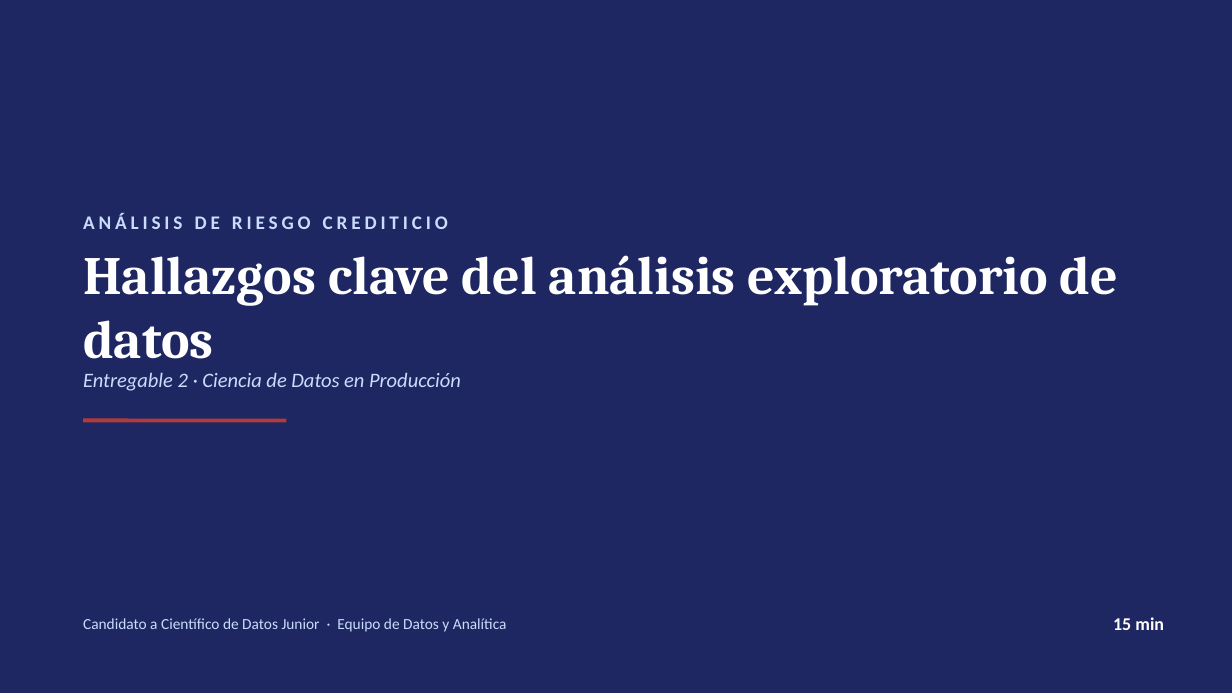
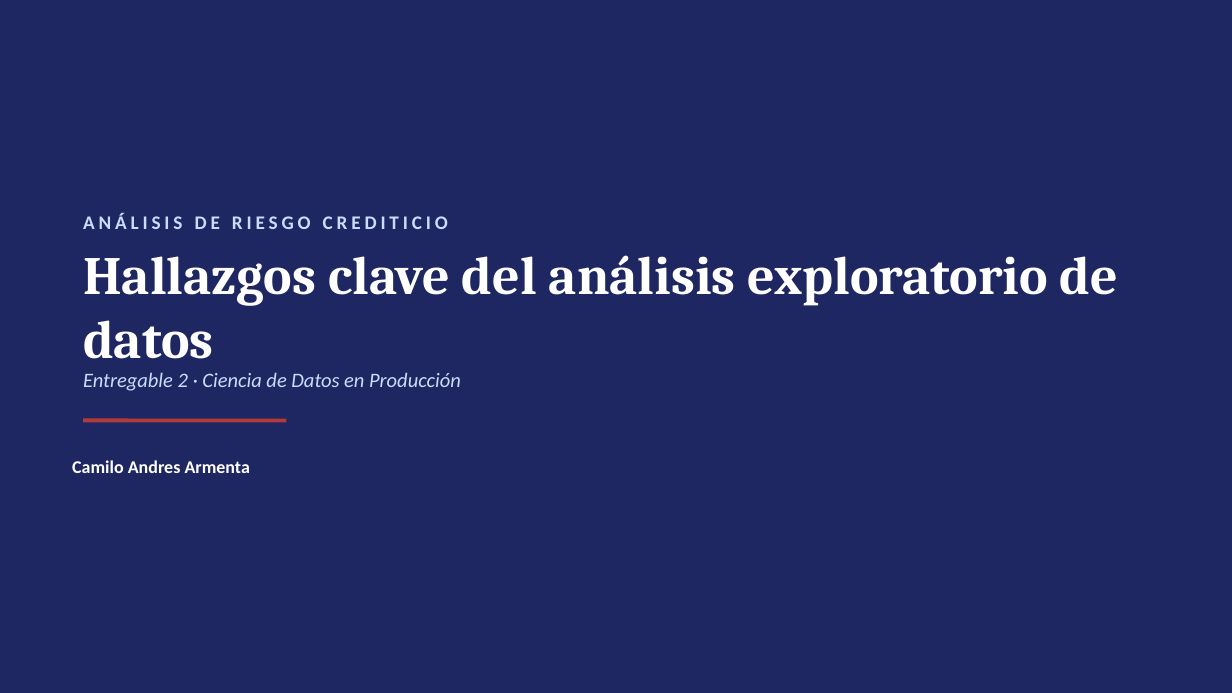
Before and after one commit to papiarcacamilo/MLOPS_CURSE, a slide deck: slide 1 of PRESENTACION.pptx. Drawn at 1232x693 pixels with LibreOffice and Linux fonts; fonts in the diff are those of the drawing. Boxes give left, top, right and bottom in pixels: in the first picture for what was removed or moved away, otherwise in the second. Text is boxed around its words. In the diff, an @@ line names an element or a change of style, - is before the commit and + after.

```diff
--- a/PRESENTACION.pptx
+++ b/PRESENTACION.pptx
@@ text added at (x1=72, y1=460, x2=250, y2=473), 14 pt, text #FFFFFF, bold @@
+Camilo Andres Armenta
@@ text removed at (x1=83, y1=618, x2=507, y2=632) @@
-Candidato a Científico de Datos Junior · Equipo de Datos y Analítica
@@ text removed at (x1=1113, y1=617, x2=1164, y2=630) @@
-15 min
```
Also in this commit, not shown: 11 other slides changed, 2 slides added, 1 slide removed.
